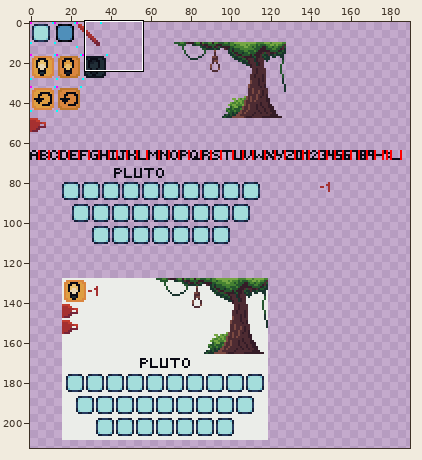
Pixel-art file -- resources/hangman.ase. The picture above shows the old version from afar; the outline marks the close-up.
Close-up. The starting point:
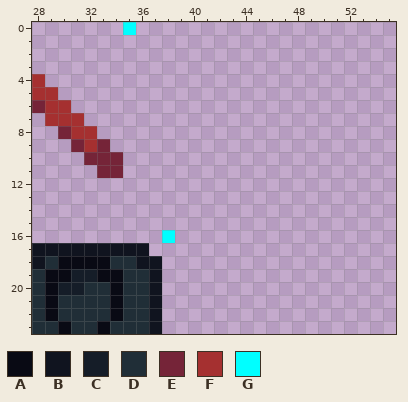
256x256 pixels, 1 frame. Colours within 5 levels of each other are drawn and written as one. Shown: x 28..55, y 0..23. The wide view leaves out empty margins.
Palette (. is transparent): A #090a14  B #10141f  C #151d28  D #202e37  E #752438  F #a53030  G #00ffff
Pixels before, first column x 28:
 0 .......G...
 1 ...........
 2 ...........
 3 ...........
 4 F..........
 5 FF.........
 6 EFF........
 7 .FFF.......
 8 ..EFF......
 9 ...EFE.....
10 ....EEE....
11 .....EE....
12 ...........
13 ...........
14 ...........
15 ...........
16 ..........G
17 BBBBBBBBB..
18 BDAAAADDBB.
19 DAACCAADDB.
20 DACCDDADDB.
21 DADDDDADDB.
22 DADDDDADDB.
23 DDADDADDDB.
After the commit:
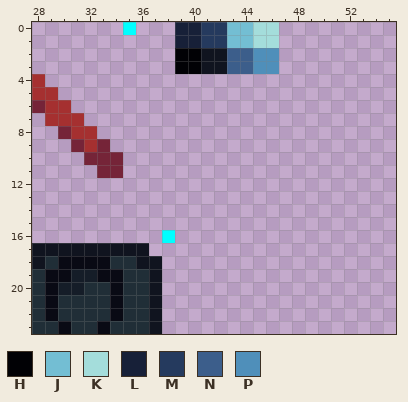
Colours new in this view: H #010105  J #73bed3  K #a4dddb  L #172038  M #253a5e  N #3c5e8b  P #4f8fba
From old to new:
y 0..1: x 39..46 ........ -> LLMMJJKK
y 2..3: x 39..46 ........ -> HHBBNNPP
Where, in picture pixels (left, top, right, bottom), the same in both close-ups:
added: (175, 22, 279, 74)
